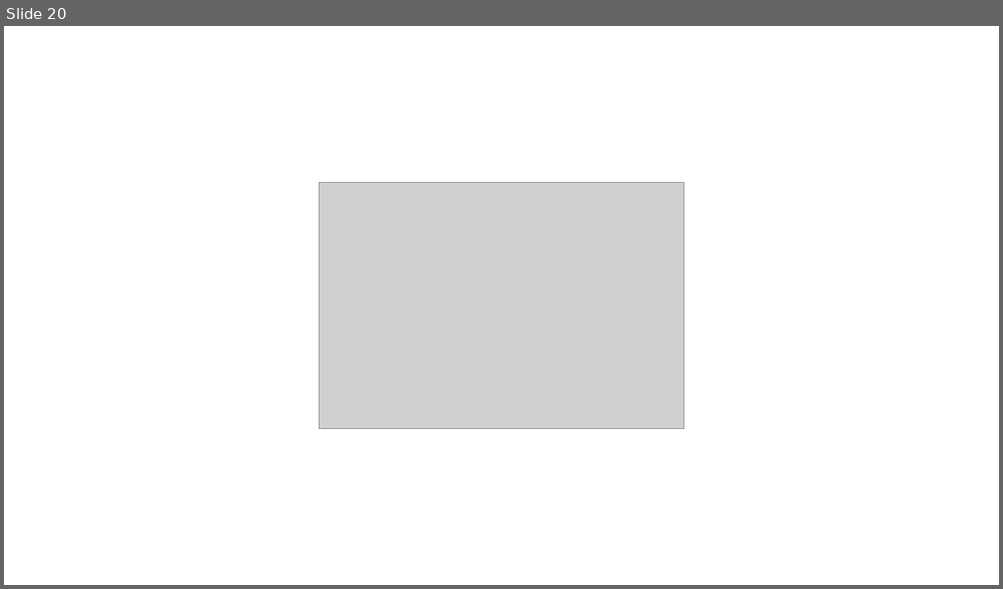
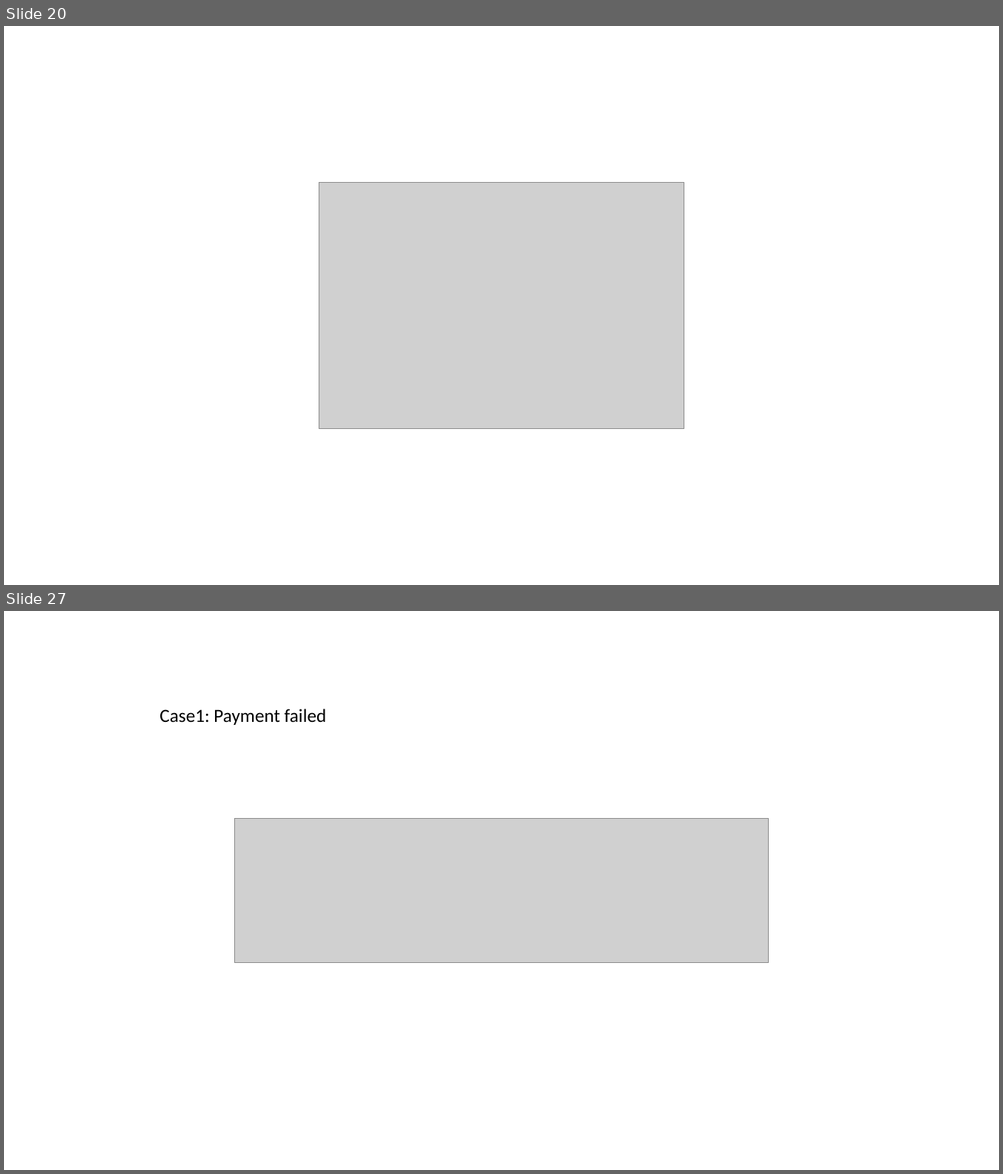
Before and after one commit to gomathinu/Gomathi-book-my-show, a slide deck: BookMyShow_Design.pptx. Shown one above the other, each under a label of ours: slide 20 before the commit, slides 20 and 27 after it; the slides between them are not shown. The pictures are 1003x589 and 1003x1174 pixels, drawn with LibreOffice and Linux fonts; fonts in the diff are those of the drawing; grey boxes stand for pictures. Boxes give left, top, right and bottom in pixels: in the first picture for what was removed or moved away, otherwise in the second. Text is boxed around its words. In the diff, an @@ line names an element or a change of style, - is before the commit and + after.

```diff
--- a/BookMyShow_Design.pptx
+++ b/BookMyShow_Design.pptx
@@ slide 27 added at [4, 611, 999, 1170], background #FFFFFF @@
@@ text added at [159, 709, 327, 725], 18 pt, text #000000 @@
+Case1: Payment failed
@@ picture added at [235, 818, 768, 963] @@
```
Also in this commit, not shown: 6 other slides added, 1 slide removed, 26 other files.
